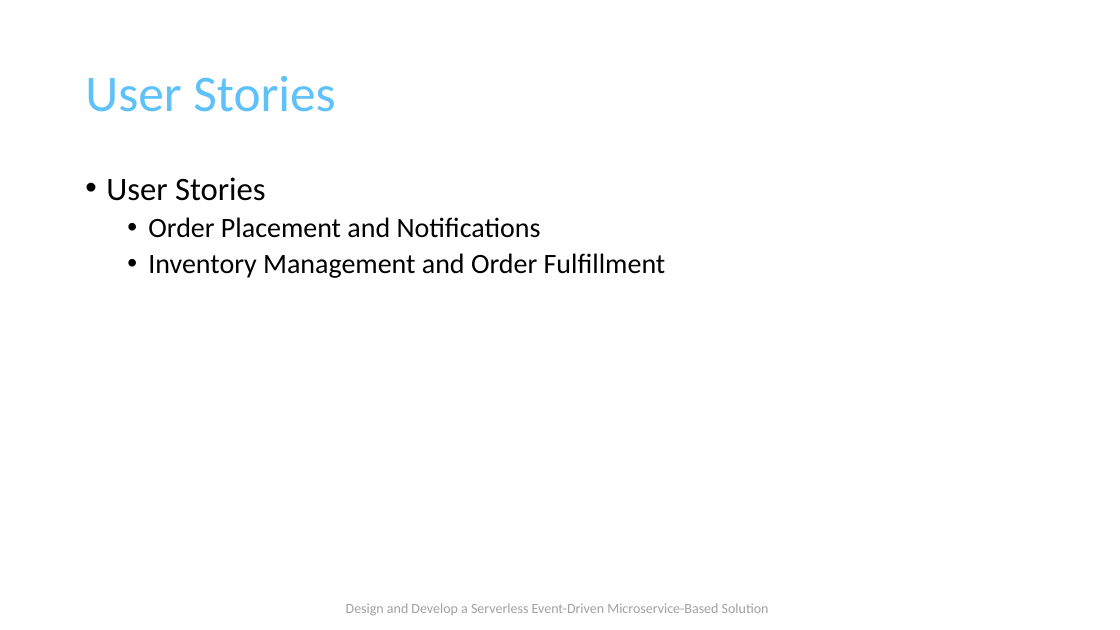
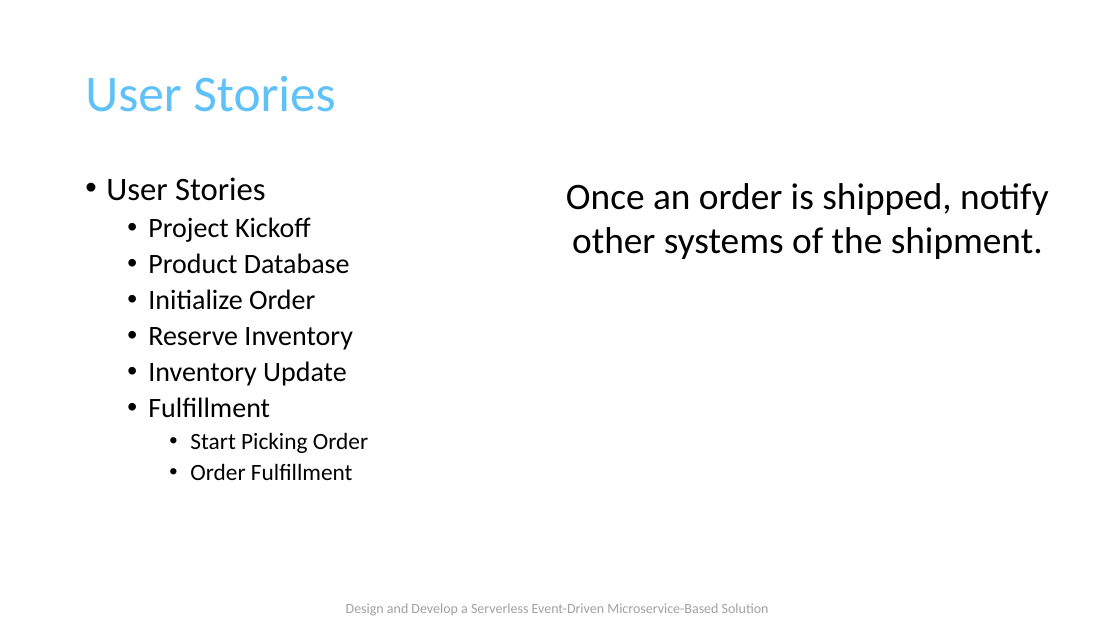
Before and after one commit to TaleLearnCode/DesignDevelopServerlessEventDrivenMicroserviceSolution, a slide deck: slide 66 of EDAWorkshop-03.pptx (slide 56 before the commit). Drawn at 1120x630 pixels with LibreOffice and Linux fonts; fonts in the diff are those of the drawing; background and template pictures are left out. Boxes give left, top, right and bottom in pixels: in the first picture for what was removed or moved away, otherwise in the second. Text is boxed around its words. In the diff, an @@ line names an element or a change of style, - is before the commit and + after.

```diff
--- a/EDAWorkshop-03.pptx
+++ b/EDAWorkshop-03.pptx
@@ text added at bbox=[566, 183, 1049, 259], 32 pt, text #000000 @@
+Once an order is shipped, notify other systems of the shipment.
@@ text at bbox=[148, 217, 368, 480]: text changed @@
-  • Order Placement and Notifications
-  • Inventory Management and Order Fulfillment
+  • Project Kickoff
+  • Product Database
+  • Initialize Order
+  • Reserve Inventory
+  • Inventory Update
+  • Fulfillment
+    • Start Picking Order
+    • Order Fulfillment
```
Also in this commit, not shown: 7 other slides changed, 14 slides added, 1 slide removed, 34 other files.
